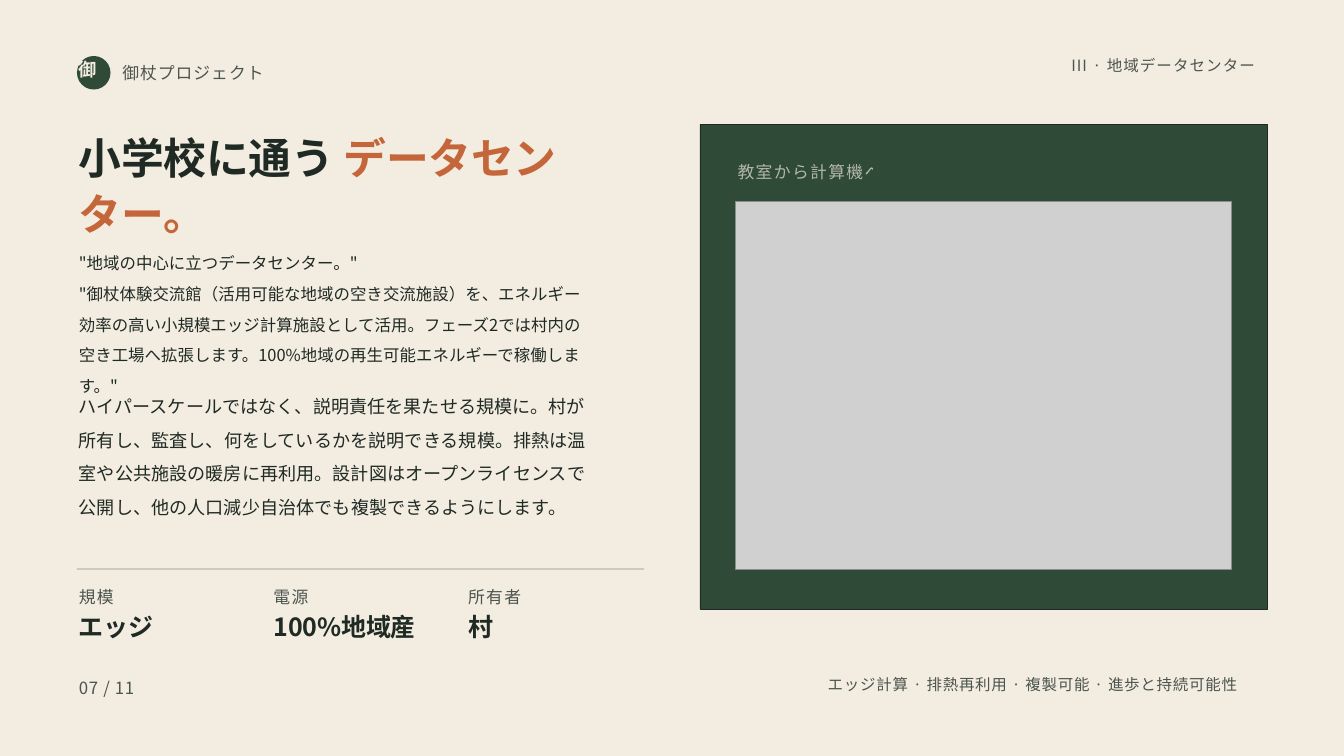
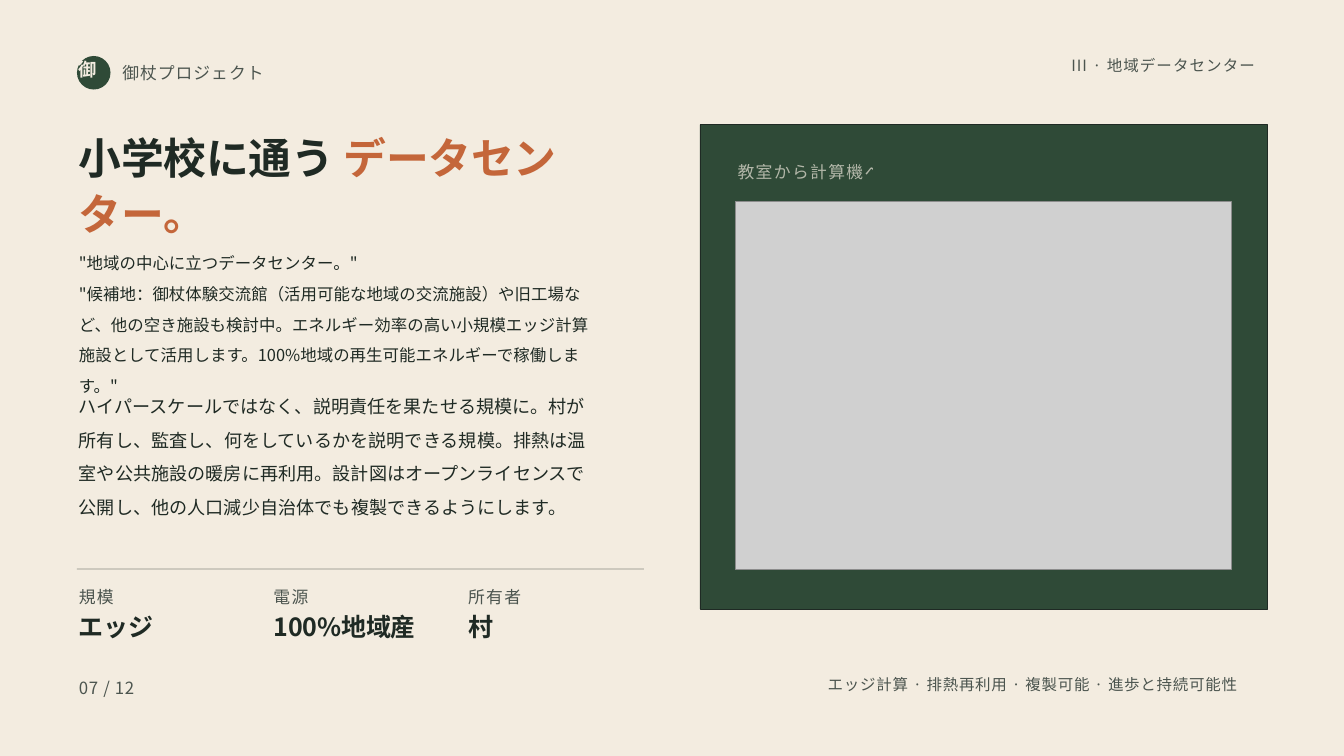
Before and after one commit to robouden/mitsue-ai-data-center, a slide deck: slide 7 of decks/Mitsue Project Presentation - 日本語.pptx. Drawn at 1344x756 pixels with LibreOffice and Linux fonts; fonts in the diff are those of the drawing; grey boxes stand for pictures. Boxes give left, top, right and bottom in pixels: in the first picture for what was removed or moved away, otherwise in the second. Text is boxed around its words. In the diff, an @@ line names an element or a change of style, - is before the commit and + after.

```diff
--- a/decks/Mitsue Project Presentation - 日本語.pptx
+++ b/decks/Mitsue Project Presentation - 日本語.pptx
@@ text at (79,286,588,393): text changed @@
-"御杖体験交流館（活用可能な地域の空き交流施設）を、エネルギー効率の高い小規模エッジ計算施設として活用。フェーズ2では村内の空き工場へ拡張します。100%地域の再生可能エネルギーで稼働します。"
+"候補地：御杖体験交流館（活用可能な地域の交流施設）や旧工場など、他の空き施設も検討中。エネルギー効率の高い小規模エッジ計算施設として活用します。100%地域の再生可能エネルギーで稼働します。"
@@ text at (79,681,134,694): text changed @@
-07 / 11
+07 / 12
```
Also in this commit, not shown: 11 other slides changed, 1 other file.
